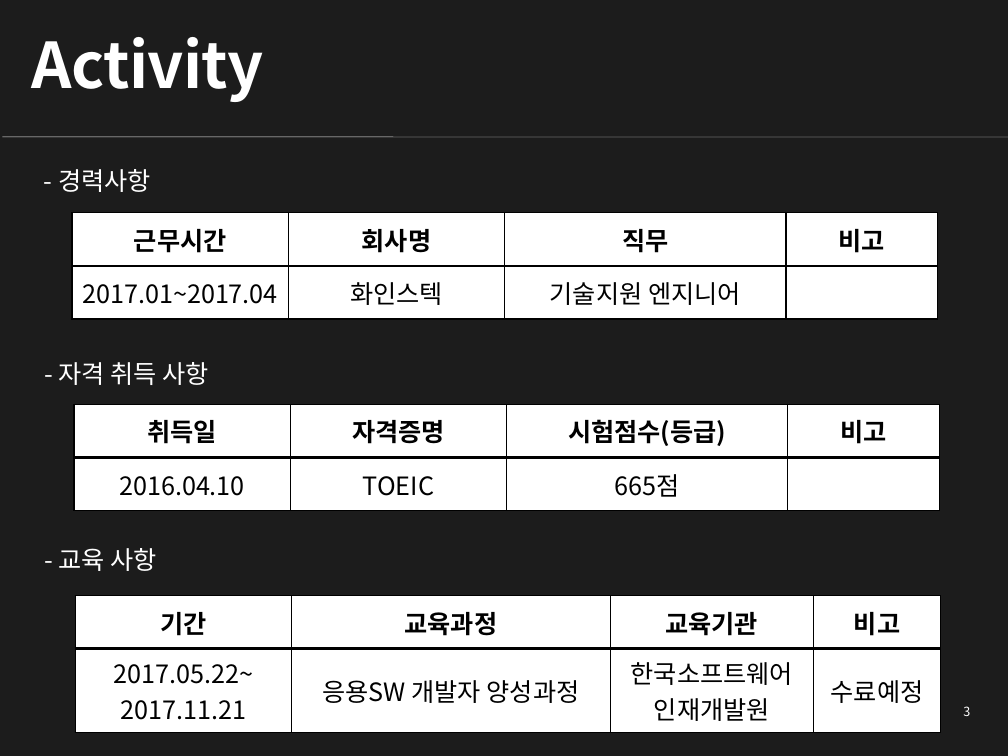
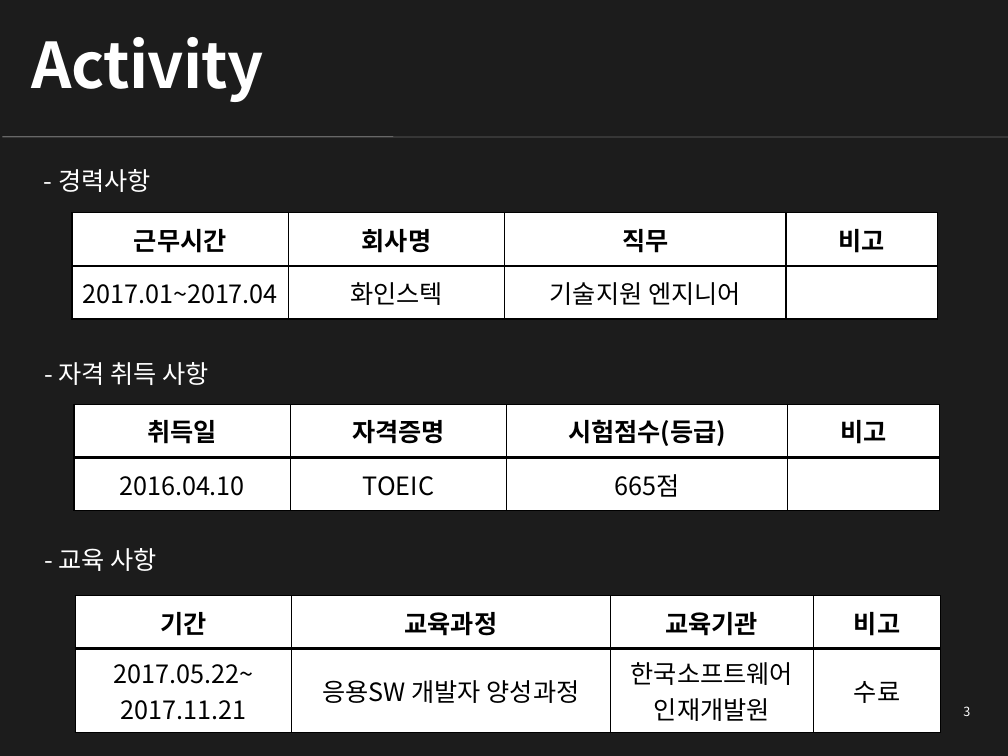
Before and after one commit to Guyclops/Resume, a slide deck: slide 3 of 신준태_이력서&포트폴리오.pptx. Drawn at 1008x756 pixels with LibreOffice and Linux fonts; fonts in the diff are those of the drawing. Boxes give left, top, right and bottom in pixels: in the first picture for what was removed or moved away, otherwise in the second. Text is boxed around its words. In the diff, an @@ line names an element or a change of style, - is before the commit and + after.

```diff
--- a/신준태_이력서&포트폴리오.pptx
+++ b/신준태_이력서&포트폴리오.pptx
@@ table at <box>76,596,941,725</box> @@
-row 2, column 4: 수료예정
+row 2, column 4: 수료
```
Also in this commit, not shown: 2 other slides changed, 1 other file.
